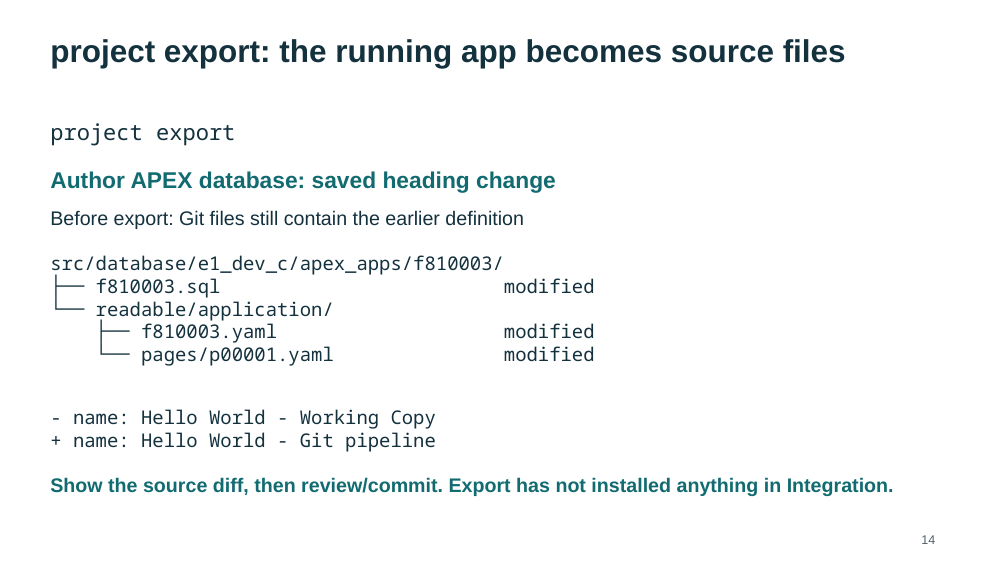
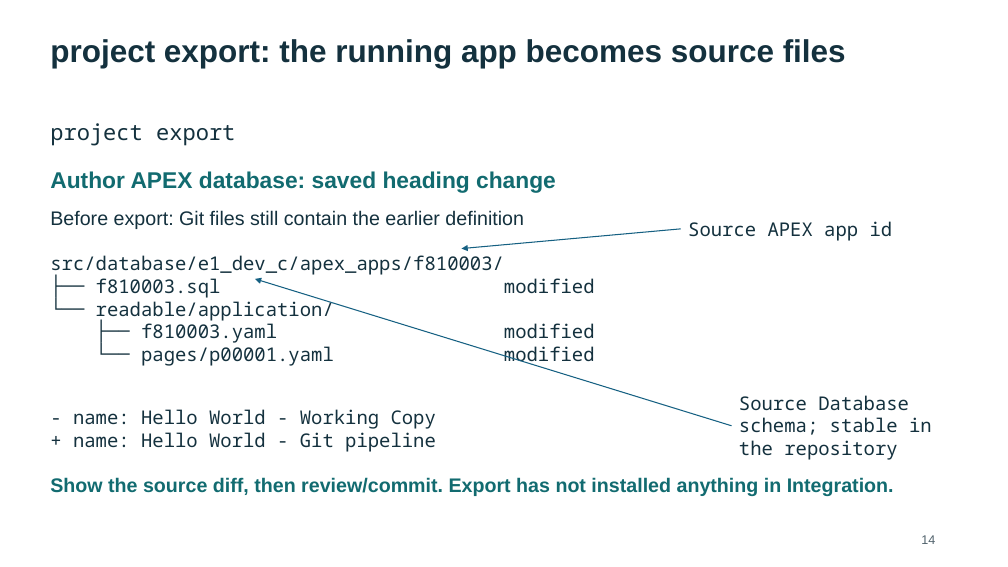
Before and after one commit to rstyczynski/APEX_CICD, a slide deck: slide 14 of progress/E.3/sprint_E.3_increment_demo.pptx. Drawn at 1008x567 pixels with LibreOffice and Linux fonts; fonts in the diff are those of the drawing. Boxes give left, top, right and bottom in pixels: in the first picture for what was removed or moved away, otherwise in the second. Text is boxed around its words. In the diff, an @@ line names an element or a change of style, - is before the commit and + after.

```diff
--- a/progress/E.3/sprint_E.3_increment_demo.pptx
+++ b/progress/E.3/sprint_E.3_increment_demo.pptx
@@ arrow added from (681, 229) to (461, 249), #156082 1 pt @@
@@ text added at (688, 221, 893, 241), 18 pt, text #14313E @@
+Source APEX app id
@@ arrow added from (732, 426) to (255, 279), #156082 1 pt @@
@@ text added at (739, 395, 932, 460), 18 pt, text #14313E @@
+Source Database schema; stable in the repository
```
Also in this commit, not shown: 2 other slides changed, 1 slide added, 1 slide removed, 3 other files.
